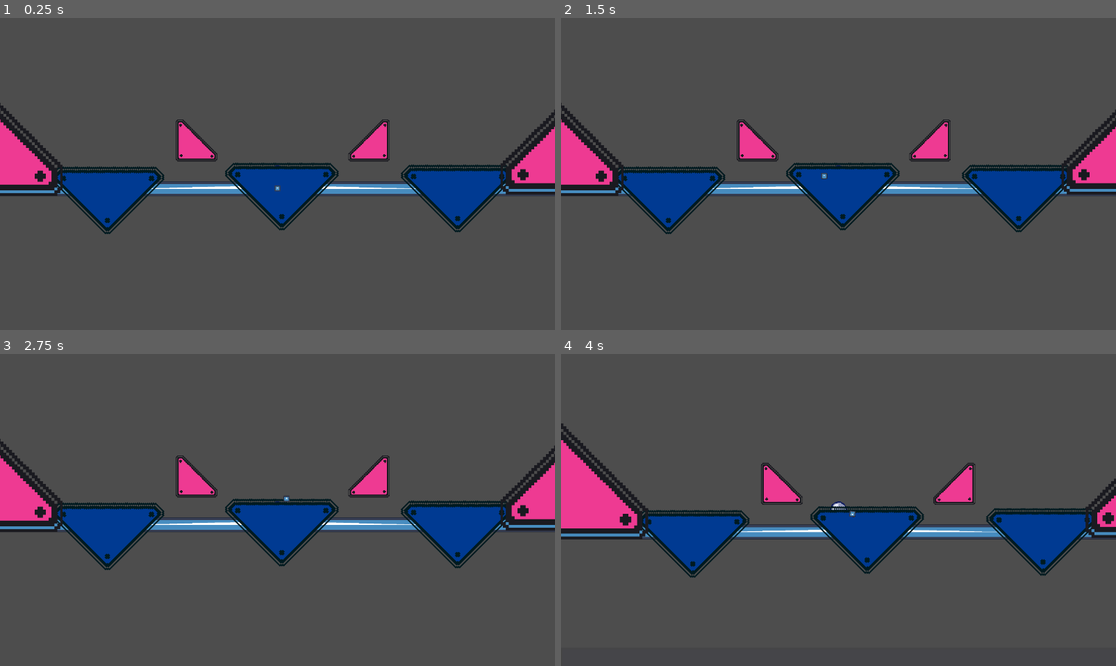
Above: before the commit, frames 1-4 (two rows, left to right).
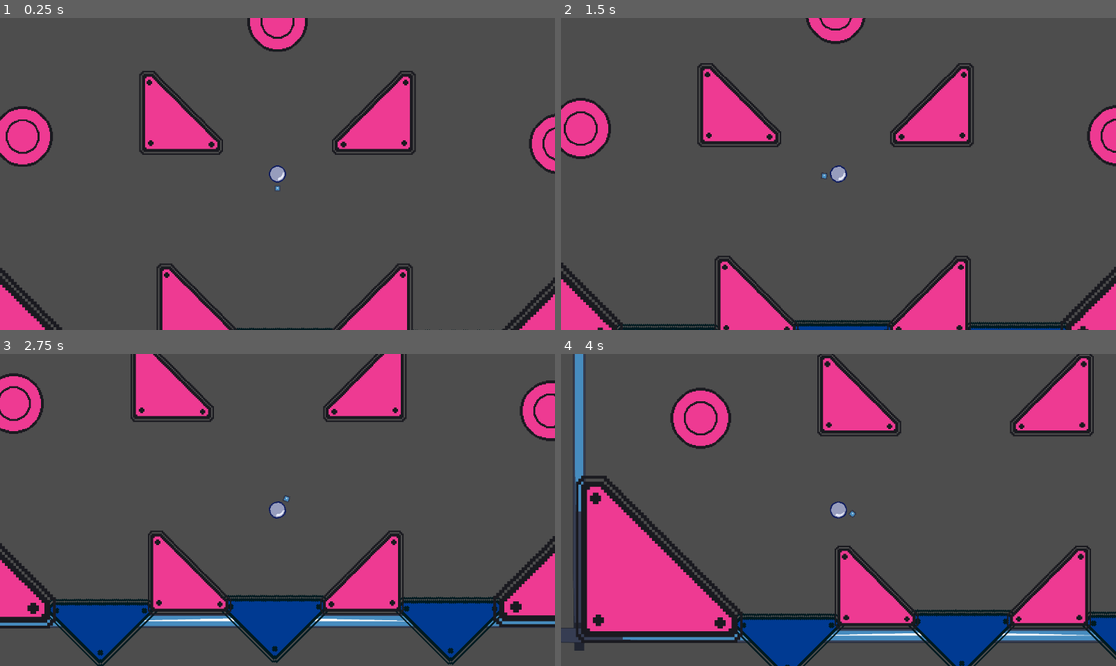
Above: after the commit, the same moments.

Repository: HjalteTagmose/Winball
Game: Godot game, scene res://scenes/TestScene.tscn
Two runs of this game, one before a commit and one after it. Both use one fixed random seed, a clock stepped at 60 frames per second and the inputs below. The engine's default icon, where the game draws it, is replaced by a stand-in: a white triangle on a blue panel in a dark square.
Inputs (mouse positions are in pixels of both pictures, inside the frame that each line leads up to):
- Up to frame 1 (0.25 s): no input
- Up to frame 2 (1.5 s): tap Enter (ui_accept) at 0.5, 0.77 s; move the mouse to (960, 158) at 0.52 s; tap S (aim_down) at 0.6 s; move the mouse to (727, 189) at 1.27 s; tap A (aim_left) at 1.35 s
- Up to frame 3 (2.75 s): tap Enter (ui_accept) at 1.52 s; move the mouse to (333, 441) at 2.02 s; tap D (aim_right) at 2.1 s
- Up to frame 4 (4 s): move the mouse to (810, 572) at 2.77 s; tap W (aim_up) at 2.85 s; tap Enter (ui_accept) at 3.02, 3.77 s; move the mouse to (1005, 556) at 3.52 s; tap Space (launch) at 3.6 s

The runs differ from the first frame. In frame 1, 23% of the frame differs, in the area x 0-100%, y 0-100%; in frame 2, 26%; in frame 3, 38%; in frame 4, 39%.

Commit message:
Rescaling bumpers + player starts higher

Diff:
--- a/prefabs/Room props/basic_bumper.tscn
+++ b/prefabs/Room props/basic_bumper.tscn
@@ -10,6 +10,7 @@
 radius = 33.0606
 
 [node name="BasicBumper" type="StaticBody2D" node_paths=PackedStringArray("AudioPlayer")]
+scale = Vector2(2, 2)
 collision_layer = 4
 collision_mask = 2
 physics_material_override = SubResource("PhysicsMaterial_gbh0v")
--- a/prefabs/Room props/flat_bumper_walls.tscn
+++ b/prefabs/Room props/flat_bumper_walls.tscn
@@ -26,6 +26,7 @@
 b = Vector2(12, -66)
 
 [node name="FlatBumper Walls" type="StaticBody2D"]
+scale = Vector2(2, 2)
 collision_mask = 0
 
 [node name="FlatBumper Logic" type="StaticBody2D" parent="." node_paths=PackedStringArray("AudioPlayer")]
--- a/prefabs/Rooms/starting_room.tscn
+++ b/prefabs/Rooms/starting_room.tscn
@@ -125,15 +125,12 @@
 
 [node name="FlatBumper_Ground" parent="Props/GroundBumpers" instance=ExtResource("4_3bafk")]
 position = Vector2(13, -31)
-scale = Vector2(2, 2)
 
 [node name="FlatBumper_Ground2" parent="Props/GroundBumpers" instance=ExtResource("4_3bafk")]
 position = Vector2(378, -27)
-scale = Vector2(2, 2)
 
 [node name="FlatBumper_Ground3" parent="Props/GroundBumpers" instance=ExtResource("4_3bafk")]
 position = Vector2(-349, -23)
-scale = Vector2(2, 2)
 
 [node name="Corners" type="Node" parent="Props"]
 
--- a/scenes/TestScene.tscn
+++ b/scenes/TestScene.tscn
@@ -8,7 +8,7 @@
 [node name="Node2D" type="Node2D"]
 
 [node name="Player" parent="." instance=ExtResource("2_n77mx")]
-position = Vector2(4, -3)
+position = Vector2(0, -400)
 mass = 0.1
 
 [node name="Camera2D" type="Camera2D" parent="Player"]
